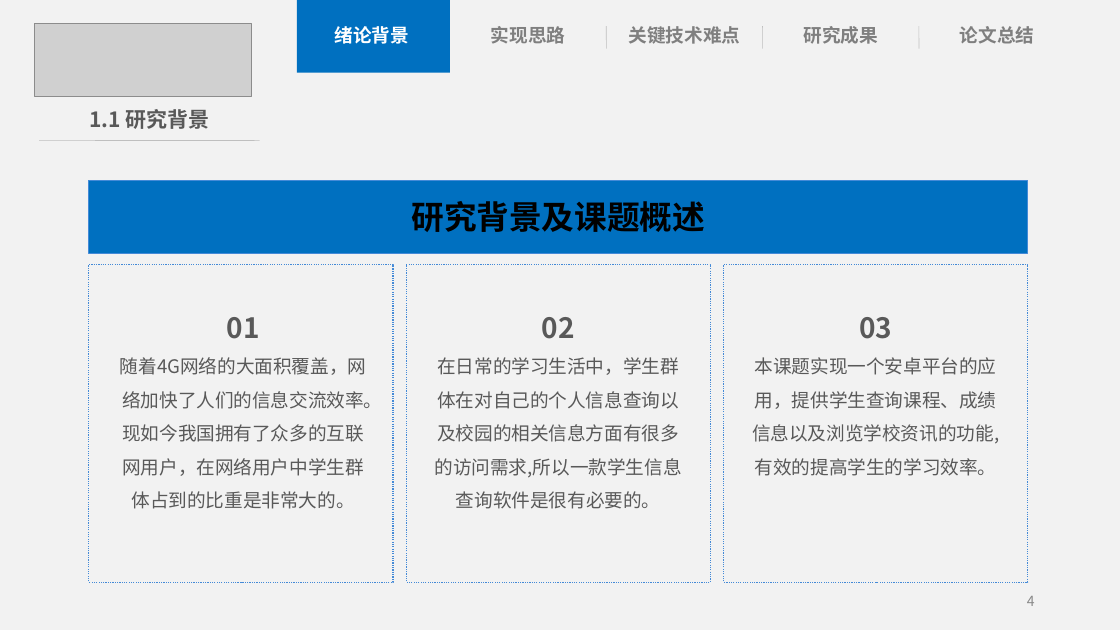
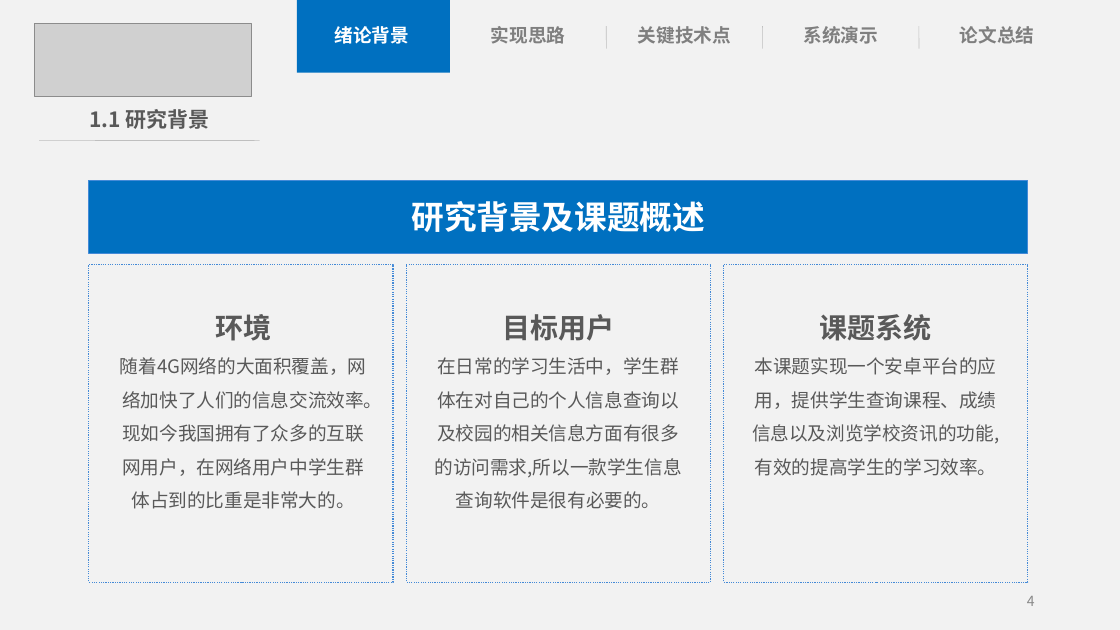
Before and after one commit to KIPKIPS/PocketCampusUnity, a slide deck: slide 4 of 基于Android的掌上校园APP开发答辩PPT.pptx. Drawn at 1120x630 pixels with LibreOffice and Linux fonts; fonts in the diff are those of the drawing; grey boxes stand for pictures. Boxes give left, top, right and bottom in pixels: in the first picture for what was removed or moved away, otherwise in the second. Text is boxed around its words. In the diff, an @@ line names an element or a change of style, - is before the commit and + after.

```diff
--- a/基于Android的掌上校园APP开发答辩PPT.pptx
+++ b/基于Android的掌上校园APP开发答辩PPT.pptx
@@ text at bbox=[638, 26, 731, 44]: text changed @@
-关键技术难点
+关键技术点
@@ text at bbox=[804, 26, 878, 44]: text changed @@
-研究成果
+系统演示
@@ rectangle "研究背景及课题概述" at bbox=[89, 181, 1028, 253]: text colour #000000 to #FFFFFF @@
@@ text at bbox=[215, 314, 271, 341]: text changed @@
-01
+环境
@@ text at bbox=[502, 314, 614, 341]: text changed @@
-02
+目标用户
@@ text at bbox=[820, 314, 932, 341]: text changed @@
-03
+课题系统
```
Also in this commit, not shown: 10 other slides changed, 6 slides added, 19 slides removed.
